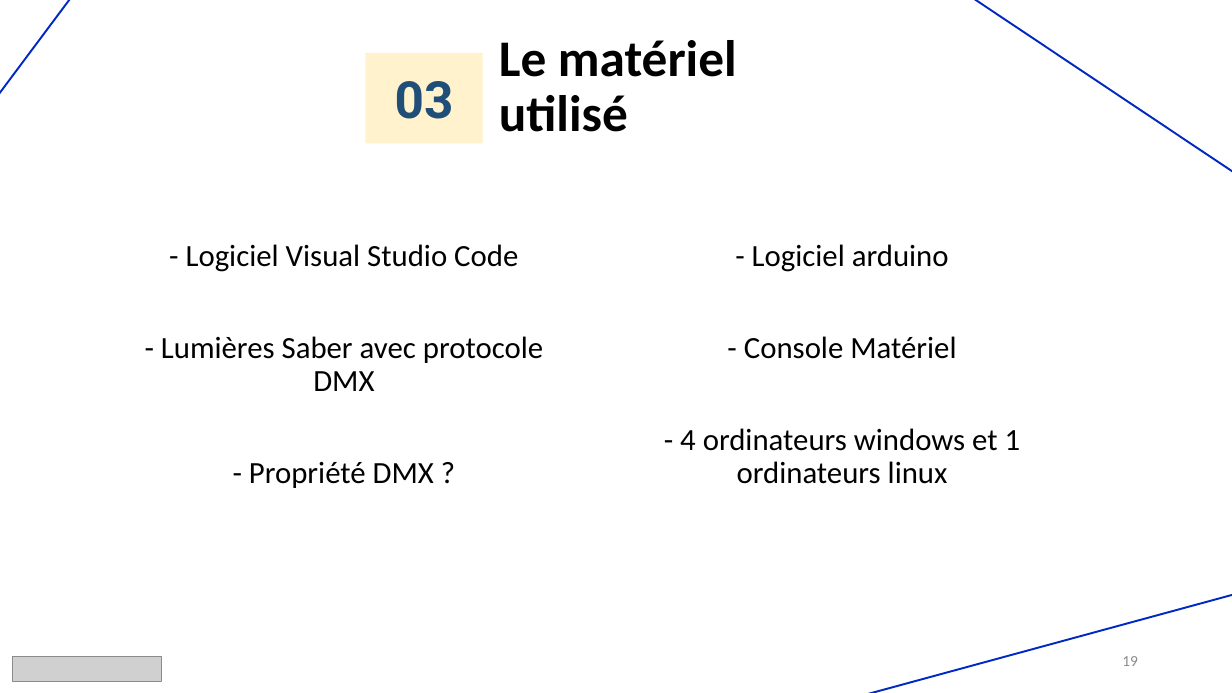
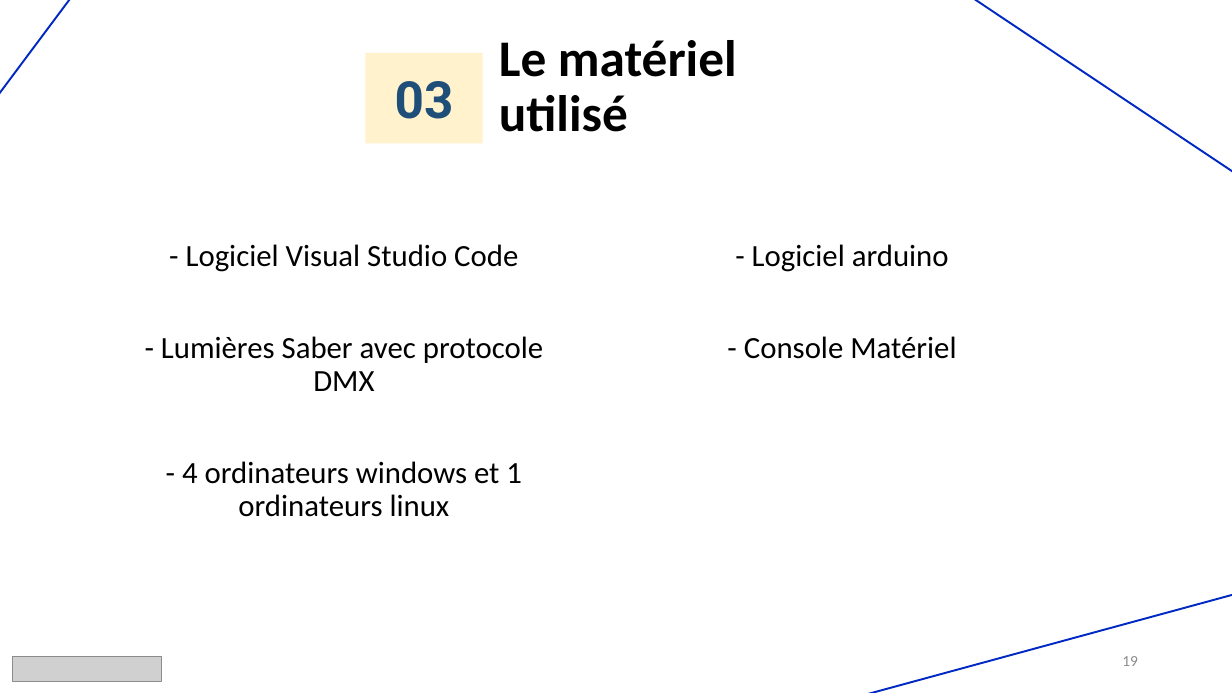
Before and after one commit to LeducJean/ProjetDMX, a slide deck: slide 19 of documentation/oral/Diapo projetDMX.pptx. Drawn at 1232x693 pixels with LibreOffice and Linux fonts; fonts in the diff are those of the drawing; grey boxes stand for pictures. Boxes give left, top, right and bottom in pixels: in the first picture for what was removed or moved away, otherwise in the second. Text is boxed around its words. In the diff, an @@ line names an element or a change of style, - is before the commit and + after.

```diff
--- a/documentation/oral/Diapo projetDMX.pptx
+++ b/documentation/oral/Diapo projetDMX.pptx
@@ subtitle at (x1=680, y1=428, x2=1021, y2=484): paragraph removed @@
-- 4 ordinateurs windows et 1 ordinateurs linux
@@ subtitle at (x1=182, y1=461, x2=522, y2=517): text changed @@
-- Propriété DMX ?
+- 4 ordinateurs windows et 1 ordinateurs linux
```
Also in this commit, not shown: 1 other slide changed.
